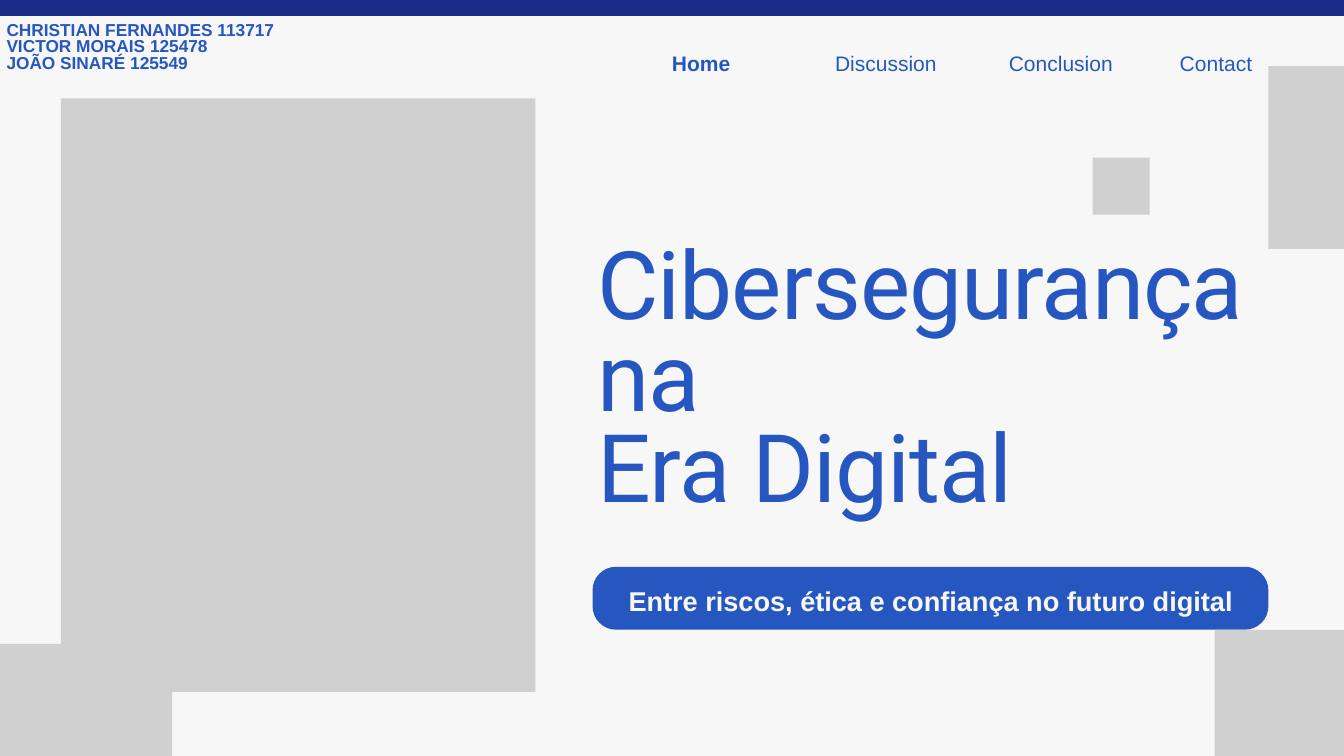
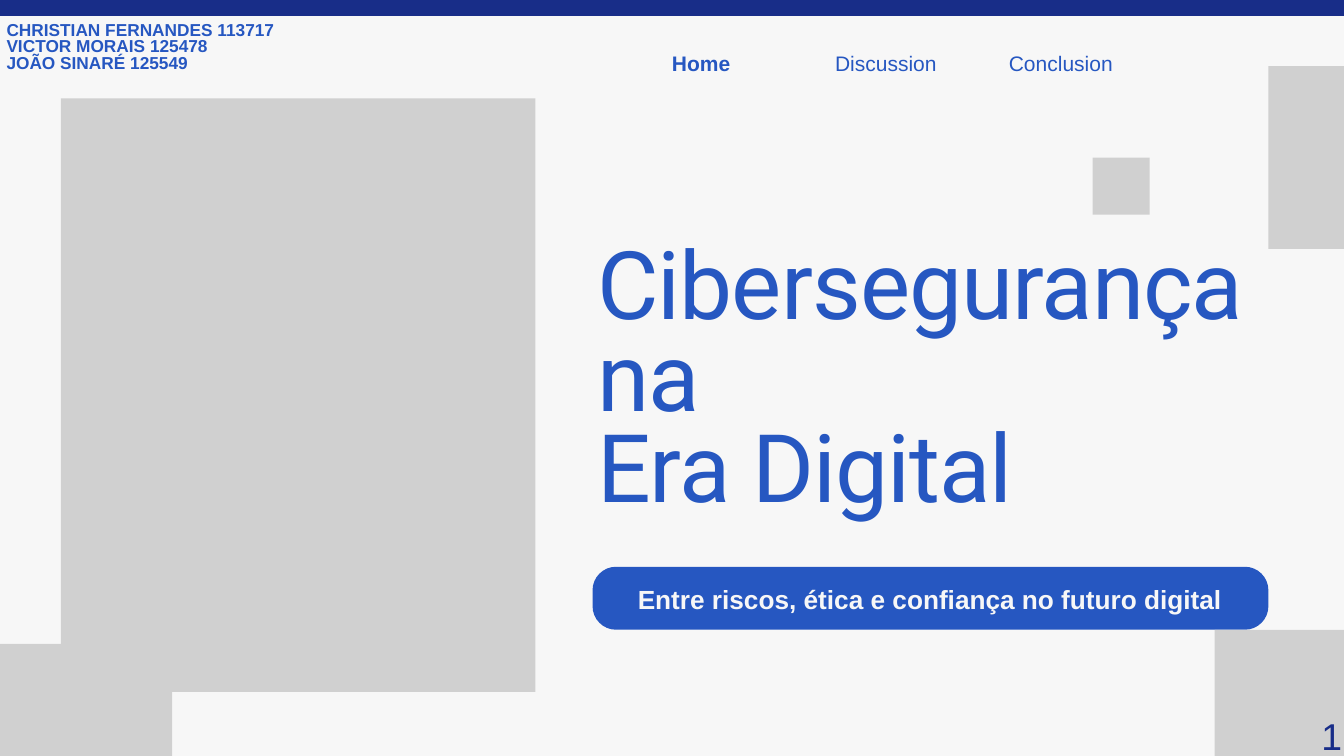
Before and after one commit to V1CT0R-06/ECT_2ano, a slide deck: slide 1 of TCA/Blue and White Illustrative Cyber Security Presentation.pptx. Drawn at 1344x756 pixels with LibreOffice and Linux fonts; fonts in the diff are those of the drawing; grey boxes stand for pictures. Boxes give left, top, right and bottom in pixels: in the first picture for what was removed or moved away, otherwise in the second. Text is boxed around its words. In the diff, an @@ line names an element or a change of style, - is before the commit and + after.

```diff
--- a/TCA/Blue and White Illustrative Cyber Security Presentation.pptx
+++ b/TCA/Blue and White Illustrative Cyber Security Presentation.pptx
@@ text removed at box(1180, 56, 1252, 71) @@
-Contact
@@ text "Entre riscos, ética e confiança ..." at box(638, 589, 1221, 614): size 29 to 28 pt; line spacing 40.6pt to 39.2pt @@
@@ text added at box(1321, 724, 1342, 750), 40 pt, text #182D88 @@
+1
```
Also in this commit, not shown: 9 slides added, 14 slides removed, 10 other files.
